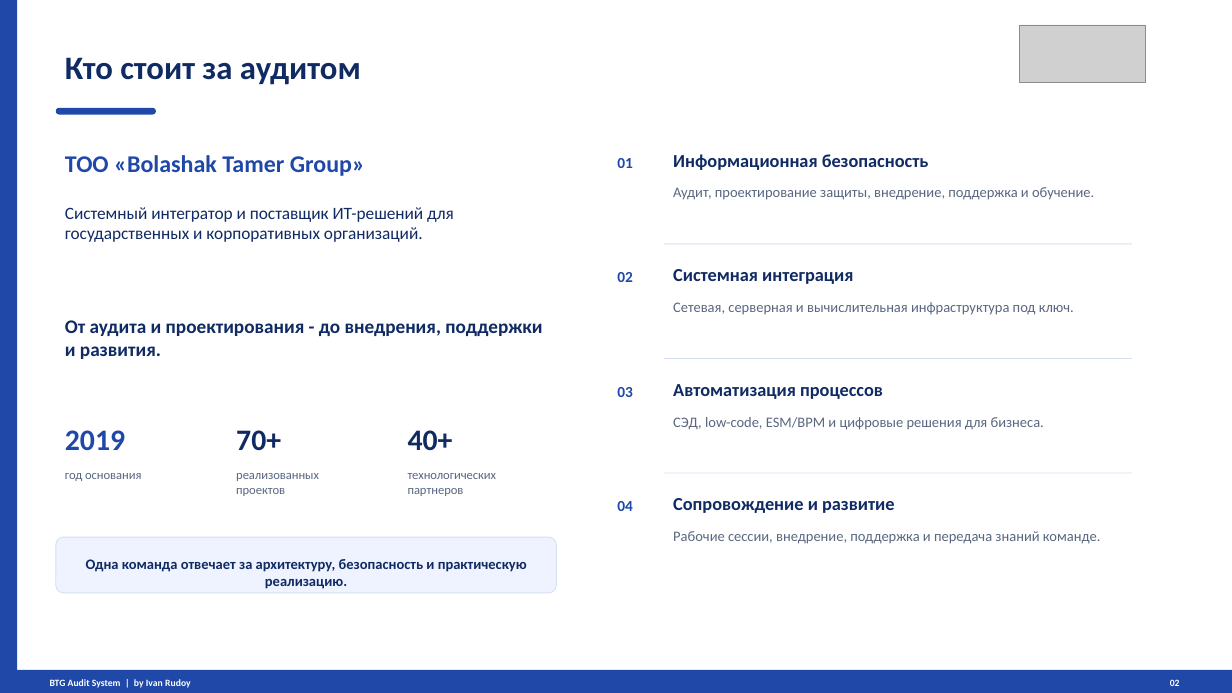
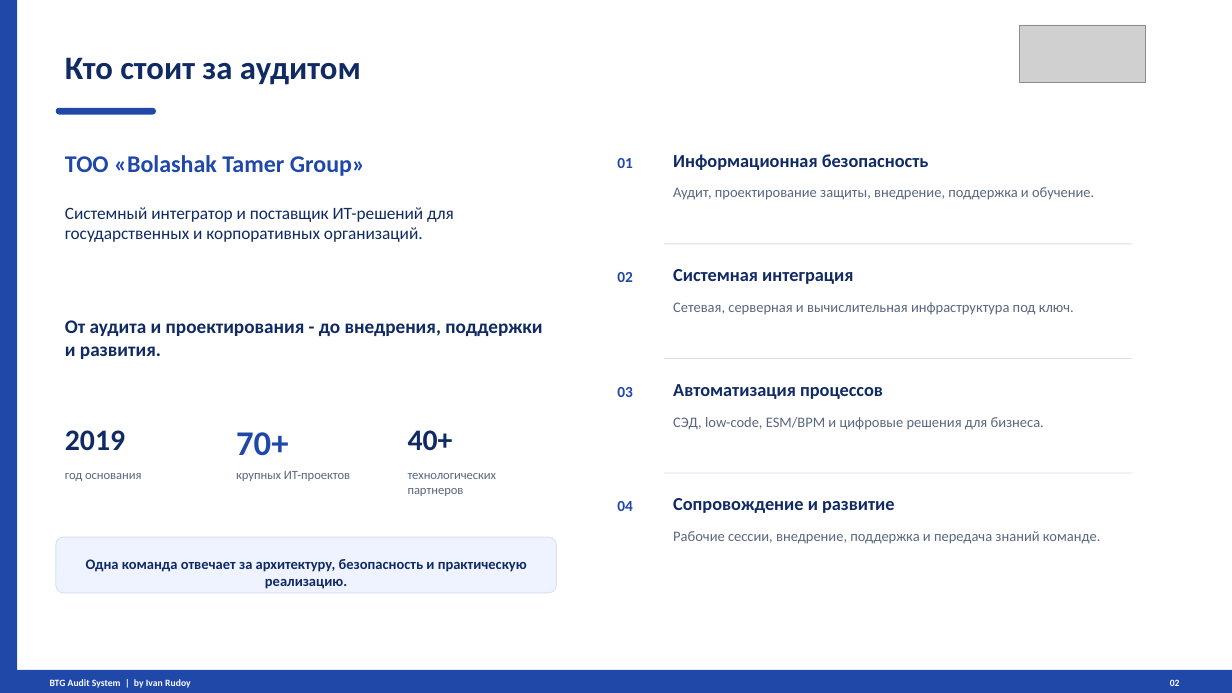
Before and after one commit to irudoy1982/Test, a slide deck: slide 2 of static/audit_presentation_btg.pptx. Drawn at 1232x693 pixels with LibreOffice and Linux fonts; fonts in the diff are those of the drawing; grey boxes stand for pictures. Boxes give left, top, right and bottom in pixels: in the first picture for what was removed or moved away, otherwise in the second. Text is boxed around its words. In the diff, an @@ line names an element or a change of style, - is before the commit and + after.

```diff
--- a/static/audit_presentation_btg.pptx
+++ b/static/audit_presentation_btg.pptx
@@ text "2019" at <box>65,430,125,451</box>: text colour #2048A8 to #102A63 @@
@@ text "70+" at <box>236,432,288,456</box>: size 23.2 to 27 pt, text colour #102A63 to #2048A8 @@
@@ text at <box>236,471,350,481</box>: text changed @@
-реализованных проектов
+крупных ИТ-проектов
```
Also in this commit, not shown: 7 other files.
